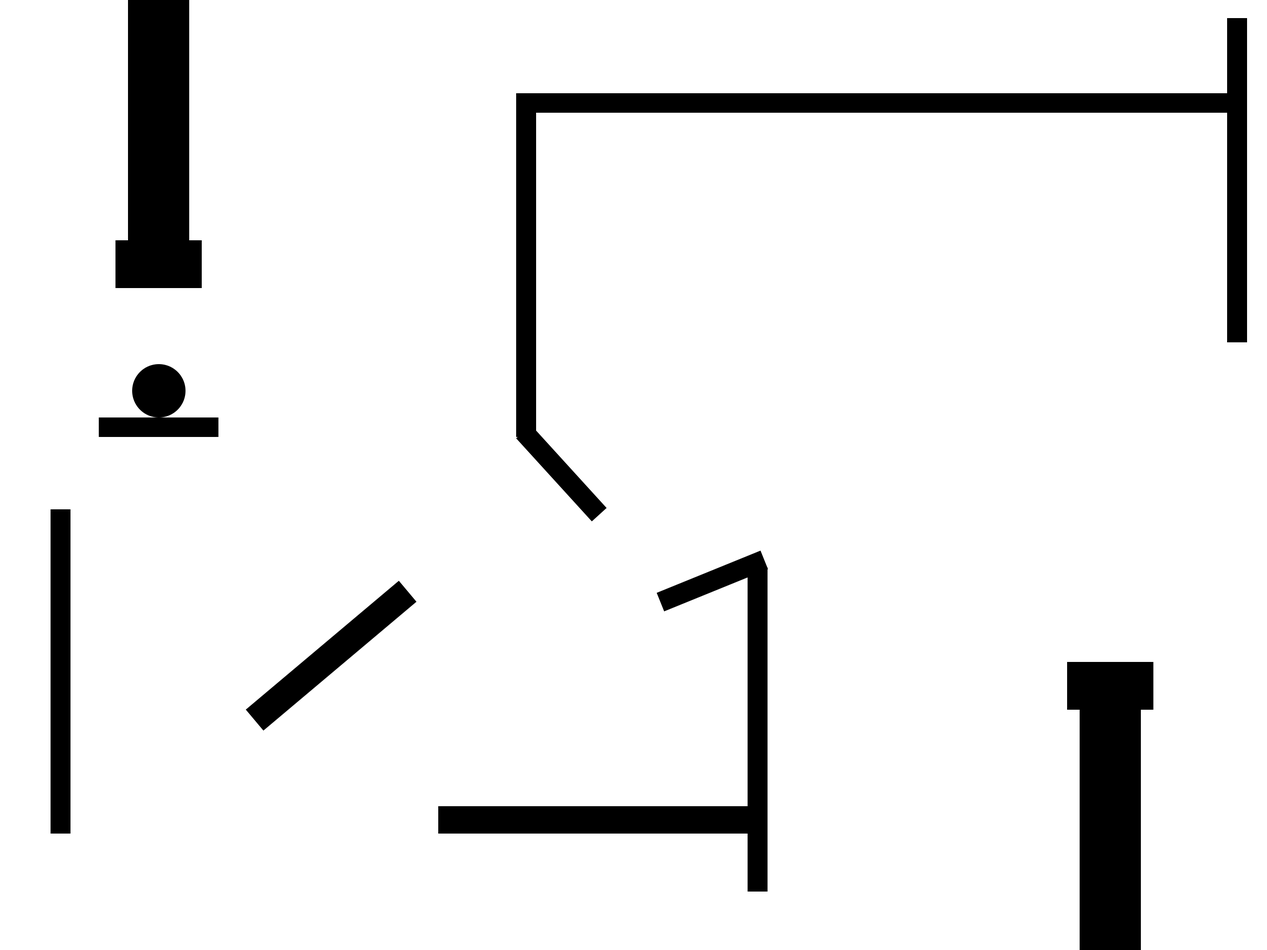
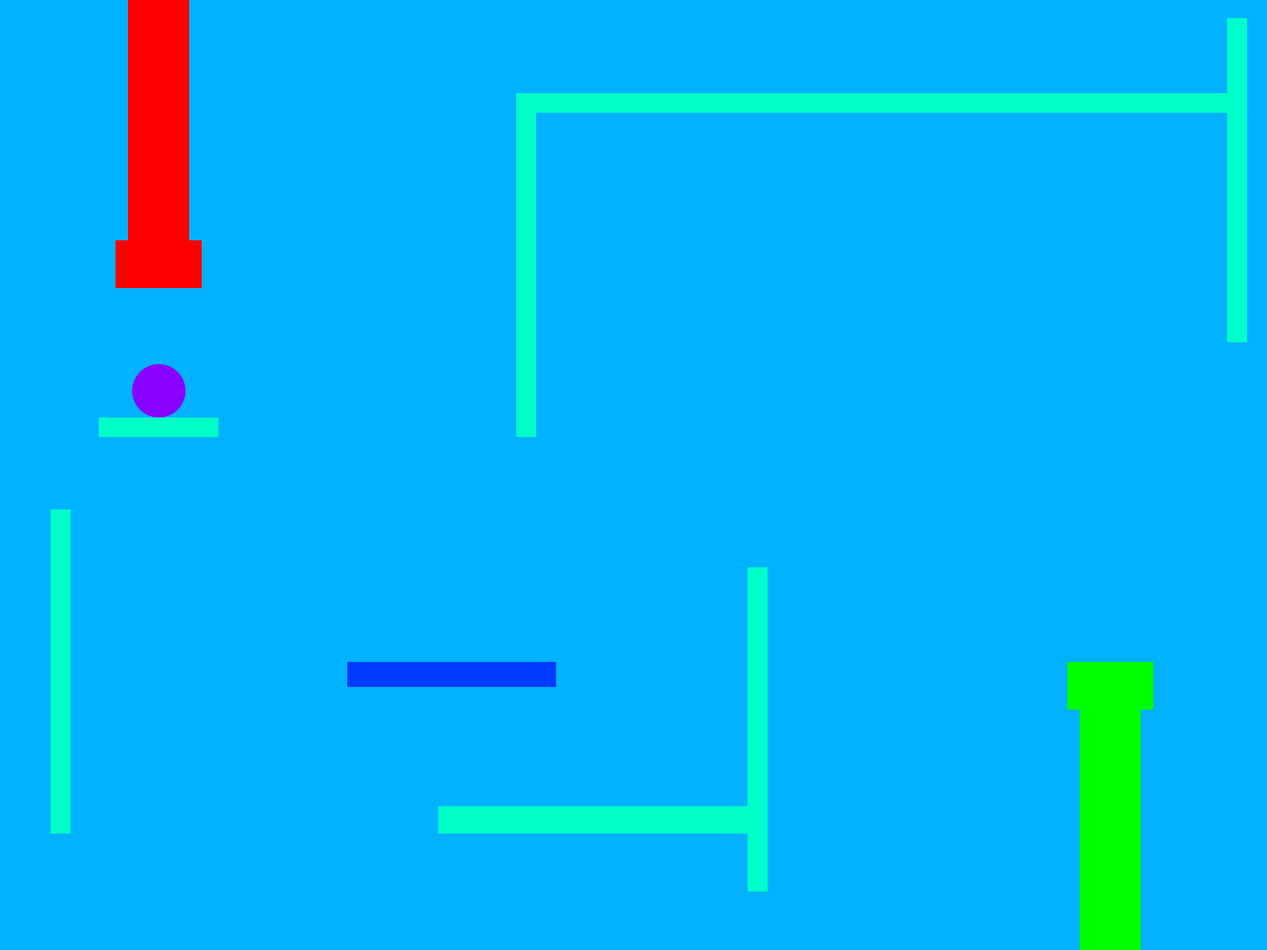
Two versions of the same layered image (w=1267, h=950). Layer-by-layer changes:
painted on "ball" over bbox(132, 364, 186, 418)
painted on "Rectangle 1" (1st of 8) over bbox(1227, 18, 1248, 343)
painted on "Rectangle 1" (2nd of 8) over bbox(50, 509, 71, 834)
painted on "Rectangle 1" (3rd of 8) over bbox(747, 567, 768, 892)
painted on "Rectangle 1" (4th of 8) over bbox(516, 112, 537, 437)
removed layer "Rectangle 1" (7th of 10) over bbox(245, 580, 417, 731)
painted on "Rectangle 1" (5th of 8) over bbox(438, 806, 748, 834)
painted on "Rectangle 1" (6th of 8) over bbox(516, 93, 1228, 113)
moved "Rectangle 1" (7th of 8) above "Rectangle 1", painted on it over bbox(347, 550, 768, 687)
removed layer "Rectangle 1" (5th of 10) over bbox(516, 424, 607, 522)
painted on "Rectangle 1" (8th of 8) over bbox(98, 417, 219, 437)
painted on "pipe" (1st of 2) over bbox(1067, 661, 1154, 950)
painted on "pipe" (2nd of 2) over bbox(115, 0, 202, 288)
painted on "background" over bbox(0, 0, 1267, 950)
